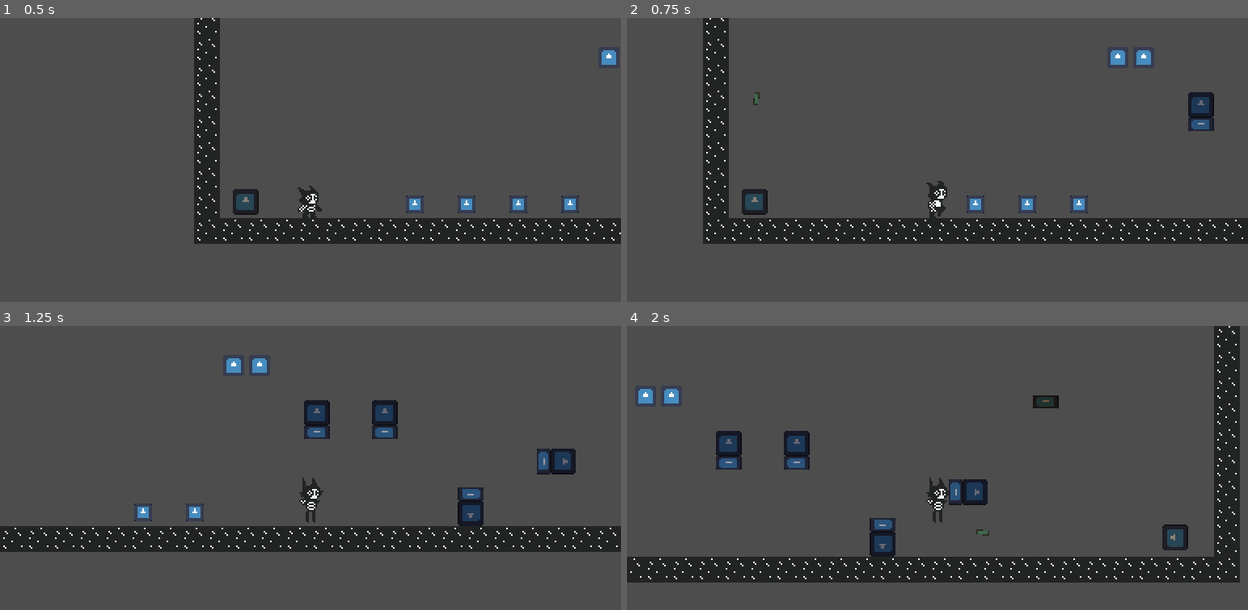
Above: before the commit, frames 1-4 (two rows, left to right).
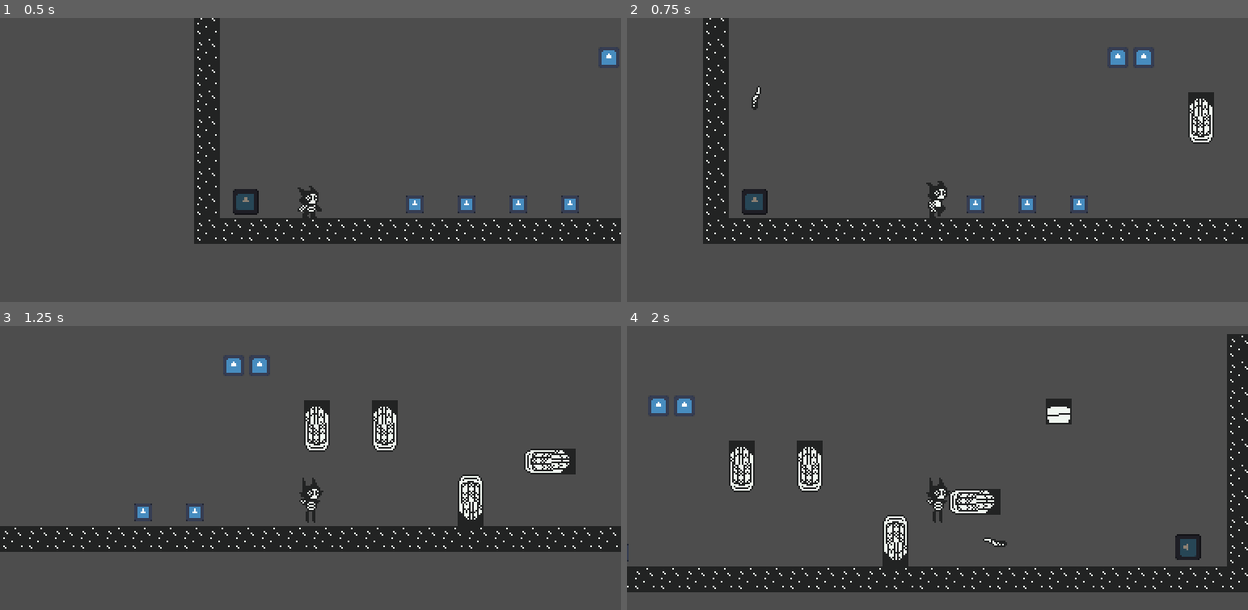
Above: after the commit, the same moments.

Repository: SpeedOfSmell/cryptid-caper
Game: Godot game, scene res://assets/game/game_screen/interactables/interactable_sandbox.tscn
Two runs of this game, one before a commit and one after it. Both use one fixed random seed, a clock stepped at 60 frames per second and the inputs below. This scene is started directly instead of the project's main scene. The engine's default icon, where the game draws it, is replaced by a stand-in: a white triangle on a blue panel in a dark square.
Inputs:
- Up to frame 1 (0.5 s): no input
- Up to frame 2 (0.75 s): hold D (walk_right) from 0.53 s (still down); tap Shift (dash) at 0.6 s
- Up to frame 3 (1.25 s): keep holding D (walk_right); tap Space (jump) at 0.77 s
- Up to frame 4 (2 s): keep holding D (walk_right); tap S (duck) at 1.35 s; tap Space (jump) at 1.52 s

Frame 1 is identical in both runs. In frame 2, 0.6% of the frame differs, in the area x 20-95%, y 23-45%; in frame 3, 2.1%; in frame 4, 15%, in the area x 0-100%, y 0-94%.

Commit message:
added new sprites for all the obstacles so far

Diff:
--- a/assets/game/game_screen/interactables/interactable_sandbox.tscn
+++ b/assets/game/game_screen/interactables/interactable_sandbox.tscn
@@ -6,7 +6,7 @@
 [ext_resource type="PackedScene" uid="uid://d0mhcb0l0g6sy" path="res://assets/game/game_screen/interactables/relic/relic.tscn" id="4_relic"]
 [ext_resource type="PackedScene" uid="uid://bgb2sv8mxh6fd" path="res://assets/game/game_screen/interactables/obstacle/spike.tscn" id="5_spike"]
 [ext_resource type="PackedScene" uid="uid://dwjbiqvl2voqc" path="res://assets/game/game_screen/interactables/obstacle/traps/piston/piston_trap.tscn" id="6_piston"]
-[ext_resource type="PackedScene" uid="uid://dxui1ugt02bf7" path="res://assets/game/game_screen/interactables/obstacle/traps/log/log_trap.tscn" id="7_log"]
+[ext_resource type="PackedScene" uid="uid://dxui1ugt02bf7" path="res://assets/game/game_screen/interactables/obstacle/traps/boulder/boulder_dropper.tscn" id="7_boulder"]
 [ext_resource type="PackedScene" uid="uid://beedmp5n2y2sx" path="res://assets/game/game_screen/interactables/obstacle/traps/dart/dart_trap.tscn" id="8_dart"]
 
 [node name="InteractableSandbox" type="Node2D" unique_id=502746101]
@@ -43,7 +43,7 @@
 [node name="PistonTrap" parent="." unique_id=1455678261 instance=ExtResource("6_piston")]
 position = Vector2(244, -54)
 
-[node name="LogTrap" parent="." unique_id=1719934265 instance=ExtResource("7_log")]
+[node name="BoulderDropper" parent="." unique_id=1719934265 instance=ExtResource("7_boulder")]
 position = Vector2(440, -80)
 roll_direction = -1
 
--- a/assets/game/game_screen/interactables/obstacle/traps/log/rolling_log.gd
+++ b/assets/game/game_screen/interactables/obstacle/traps/boulder/boulder.gd
@@ -1,25 +1,28 @@
-class_name RollingLog
+class_name Boulder
 extends CharacterBody2D
-# drops from its spawner, then rolls along the floor in the direction and breaks when it rolls into a wall
 
 @export var roll_speed := 90.0
 @export var gravity := 900.0
-@export var radius := 6.0
+@export var sheet_pace := 6.0
 @export var max_lifetime := 12.0
 @export var break_sfx: SfxEvent
 
-@export var sprite: Node2D
+@export var sprite: Sprite2D
 
 @export var roll_direction: int = 1
 var _life := 0.0
+var _rolled := 0.0
 
 func _physics_process(delta: float) -> void:
 	velocity.y += gravity * delta
 	if is_on_floor():
 		velocity.x = roll_direction * roll_speed
 	move_and_slide()
+	_rolled += get_position_delta().x
 	if sprite:
-		sprite.rotation += velocity.x * delta / radius
+		var frame_count := sprite.hframes * sprite.vframes
+		var turns := _rolled / (TAU * sheet_pace)
+		sprite.frame = posmod(floori(turns * frame_count), frame_count)
 
 	_life += delta
 	if is_on_wall():
--- a/assets/game/game_screen/interactables/obstacle/traps/log/rolling_log.tscn
+++ b/assets/game/game_screen/interactables/obstacle/traps/boulder/boulder.tscn
@@ -1,9 +1,9 @@
 [gd_scene format=3 uid="uid://bo47bp43w2nly"]
 
-[ext_resource type="Script" uid="uid://rxtgpq65ln4g" path="res://assets/game/game_screen/interactables/obstacle/traps/log/rolling_log.gd" id="1_log"]
+[ext_resource type="Script" uid="uid://rxtgpq65ln4g" path="res://assets/game/game_screen/interactables/obstacle/traps/boulder/boulder.gd" id="1_boulder"]
 [ext_resource type="Script" uid="uid://heoyfeygh4e8" path="res://assets/game/game_screen/interactables/obstacle/obstacle.gd" id="2_obstacle"]
 [ext_resource type="Resource" uid="uid://bet22tetpk8fq" path="res://assets/audio/sfx/Obstacles/RockImpact.tres" id="3_sfx"]
-[ext_resource type="Texture2D" uid="uid://bqw1cdlob2j02" path="res://icon.svg" id="4_icon"]
+[ext_resource type="Texture2D" uid="uid://vob6efjy24ty" path="res://assets/game/game_screen/interactables/obstacle/traps/boulder/Boulder turn.png" id="4_sheet"]
 
 [sub_resource type="CircleShape2D" id="CircleShape2D_body"]
 radius = 6.0
@@ -11,9 +11,9 @@
 [sub_resource type="CircleShape2D" id="CircleShape2D_hurt"]
 radius = 7.0
 
-[node name="RollingLog" type="CharacterBody2D" unique_id=1201488161 node_paths=PackedStringArray("sprite")]
+[node name="Boulder" type="CharacterBody2D" unique_id=1201488161 node_paths=PackedStringArray("sprite")]
 collision_layer = 0
-script = ExtResource("1_log")
+script = ExtResource("1_boulder")
 break_sfx = ExtResource("3_sfx")
 sprite = NodePath("Sprite2D")
 
@@ -21,9 +21,9 @@
 shape = SubResource("CircleShape2D_body")
 
 [node name="Sprite2D" type="Sprite2D" parent="." unique_id=539888349]
-modulate = Color(0.55, 0.35, 0.2, 1)
-scale = Vector2(0.09375, 0.09375)
-texture = ExtResource("4_icon")
+texture = ExtResource("4_sheet")
+hframes = 2
+vframes = 2
 
 [node name="Hurtbox" type="Area2D" parent="." unique_id=2039901439]
 script = ExtResource("2_obstacle")
--- /dev/null
+++ b/assets/game/game_screen/interactables/obstacle/traps/boulder/boulder_dropper.gd
@@ -0,0 +1,30 @@
+class_name BoulderDropper
+extends ObstacleSpawner
+
+const OPEN_ANIMATION := &"open"
+
+@export var roll_direction: int = 1
+@export var stay_open_time := 0.3
+@export var hatch: AnimatedSprite2D
+@export var block: StaticBody2D
+
+var _shut: Tween
+
+func _telegraph() -> void:
+	if _shut:
+		_shut.kill()
+	hatch.play(OPEN_ANIMATION)
+
+func _fire() -> void:
+	super()
+	if _shut:
+		_shut.kill()
+	_shut = create_tween()
+	_shut.tween_interval(stay_open_time)
+	_shut.tween_callback(hatch.play_backwards.bind(OPEN_ANIMATION))
+
+func _launch(obstacle: Node2D) -> void:
+	var boulder := obstacle as Boulder
+	if boulder:
+		boulder.roll_direction = roll_direction
+		boulder.add_collision_exception_with(block)
--- /dev/null
+++ b/assets/game/game_screen/interactables/obstacle/traps/boulder/boulder_dropper.tscn
@@ -0,0 +1,59 @@
+[gd_scene format=3 uid="uid://dxui1ugt02bf7"]
+
+[ext_resource type="Script" uid="uid://djaiht5qlxhgc" path="res://assets/game/game_screen/interactables/obstacle/traps/boulder/boulder_dropper.gd" id="1_spawner"]
+[ext_resource type="PackedScene" uid="uid://bo47bp43w2nly" path="res://assets/game/game_screen/interactables/obstacle/traps/boulder/boulder.tscn" id="2_boulder"]
+[ext_resource type="Resource" uid="uid://chj8brwoq2t44" path="res://assets/audio/sfx/Obstacles/RockThrow.tres" id="3_sfx"]
+[ext_resource type="Texture2D" uid="uid://b6br6hp0kkd0e" path="res://assets/game/game_screen/interactables/obstacle/traps/boulder/Boulder_open.png" id="4_hatch"]
+
+[sub_resource type="RectangleShape2D" id="RectangleShape2D_block"]
+size = Vector2(16, 16)
+
+[sub_resource type="AtlasTexture" id="AtlasTexture_closed"]
+atlas = ExtResource("4_hatch")
+region = Rect2(0, 0, 16, 16)
+
+[sub_resource type="AtlasTexture" id="AtlasTexture_opening"]
+atlas = ExtResource("4_hatch")
+region = Rect2(16, 0, 16, 16)
+
+[sub_resource type="AtlasTexture" id="AtlasTexture_open"]
+atlas = ExtResource("4_hatch")
+region = Rect2(0, 16, 16, 16)
+
+[sub_resource type="SpriteFrames" id="SpriteFrames_hatch"]
+animations = [{
+"frames": [{
+"duration": 1.0,
+"texture": SubResource("AtlasTexture_closed")
+}, {
+"duration": 1.0,
+"texture": SubResource("AtlasTexture_opening")
+}, {
+"duration": 1.0,
+"texture": SubResource("AtlasTexture_open")
+}],
+"loop": false,
+"name": &"open",
+"speed": 10.0
+}]
+
+[node name="BoulderDropper" type="Node2D" unique_id=1020526506 node_paths=PackedStringArray("hatch", "block", "spawn_point")]
+script = ExtResource("1_spawner")
+hatch = NodePath("Block/AnimatedSprite2D")
+block = NodePath("Block")
+obstacle_scene = ExtResource("2_boulder")
+max_alive = 3
+spawn_point = NodePath("SpawnPoint")
+interval = 3.0
+fire_sfx = ExtResource("3_sfx")
+
+[node name="Block" type="StaticBody2D" parent="." unique_id=1257601624]
+
+[node name="CollisionShape2D" type="CollisionShape2D" parent="Block" unique_id=451789652]
+shape = SubResource("RectangleShape2D_block")
+
+[node name="AnimatedSprite2D" type="AnimatedSprite2D" parent="Block"]
+sprite_frames = SubResource("SpriteFrames_hatch")
+animation = &"open"
+
+[node name="SpawnPoint" type="Marker2D" parent="." unique_id=1314804770]
--- a/assets/game/game_screen/interactables/obstacle/traps/dart/dart.tscn
+++ b/assets/game/game_screen/interactables/obstacle/traps/dart/dart.tscn
@@ -2,7 +2,7 @@
 
 [ext_resource type="PackedScene" uid="uid://bmi3t0kx1gnbo" path="res://assets/game/game_screen/interactables/interactable.tscn" id="1_base"]
 [ext_resource type="Script" uid="uid://cjpasiixnsjug" path="res://assets/game/game_screen/interactables/obstacle/traps/dart/dart.gd" id="2_dart"]
-[ext_resource type="Texture2D" uid="uid://bqw1cdlob2j02" path="res://icon.svg" id="3_icon"]
+[ext_resource type="Texture2D" uid="uid://cji3gxxwpa6ul" path="res://assets/game/game_screen/interactables/obstacle/traps/dart/Stick.png" id="3_stick"]
 
 [sub_resource type="RectangleShape2D" id="RectangleShape2D_dart"]
 size = Vector2(8, 3)
@@ -17,6 +17,5 @@
 shape = SubResource("RectangleShape2D_dart")
 
 [node name="Sprite2D" parent="." index="1" unique_id=271139163]
-modulate = Color(0.85, 0.75, 0.4, 1)
-scale = Vector2(0.0625, 0.0234375)
-texture = ExtResource("3_icon")
+texture = ExtResource("3_stick")
+flip_h = true
--- a/assets/game/game_screen/interactables/obstacle/traps/log/log_trap.gd
+++ /dev/null
@@ -1,10 +0,0 @@
-class_name LogTrap
-extends ObstacleSpawner
-# drops RollingLogs, which roll left or right along the floor once they land
-
-@export var roll_direction: int = 1
-
-func _launch(obstacle: Node2D) -> void:
-	var rolling_log := obstacle as RollingLog
-	if rolling_log:
-		rolling_log.roll_direction = roll_direction
--- a/assets/game/game_screen/interactables/obstacle/traps/log/log_trap.tscn
+++ /dev/null
@@ -1,30 +0,0 @@
-[gd_scene format=3 uid="uid://dxui1ugt02bf7"]
-
-[ext_resource type="Script" uid="uid://djaiht5qlxhgc" path="res://assets/game/game_screen/interactables/obstacle/traps/log/log_trap.gd" id="1_spawner"]
-[ext_resource type="PackedScene" uid="uid://bo47bp43w2nly" path="res://assets/game/game_screen/interactables/obstacle/traps/log/rolling_log.tscn" id="2_log"]
-[ext_resource type="Resource" uid="uid://chj8brwoq2t44" path="res://assets/audio/sfx/Obstacles/RockThrow.tres" id="3_sfx"]
-[ext_resource type="Texture2D" uid="uid://bqw1cdlob2j02" path="res://icon.svg" id="4_icon"]
-
-[sub_resource type="RectangleShape2D" id="RectangleShape2D_chute"]
-size = Vector2(16, 8)
-
-[node name="LogTrap" type="Node2D" unique_id=1020526506 node_paths=PackedStringArray("spawn_point")]
-script = ExtResource("1_spawner")
-obstacle_scene = ExtResource("2_log")
-max_alive = 3
-spawn_point = NodePath("SpawnPoint")
-interval = 3.0
-fire_sfx = ExtResource("3_sfx")
-
-[node name="Chute" type="StaticBody2D" parent="." unique_id=1257601624]
-
-[node name="CollisionShape2D" type="CollisionShape2D" parent="Chute" unique_id=451789652]
-shape = SubResource("RectangleShape2D_chute")
-
-[node name="Sprite2D" type="Sprite2D" parent="Chute" unique_id=1077947977]
-modulate = Color(0.45, 0.35, 0.25, 1)
-scale = Vector2(0.125, 0.0625)
-texture = ExtResource("4_icon")
-
-[node name="SpawnPoint" type="Marker2D" parent="." unique_id=1314804770]
-position = Vector2(0, 12)
--- a/assets/game/game_screen/interactables/obstacle/traps/piston/piston_trap.gd
+++ b/assets/game/game_screen/interactables/obstacle/traps/piston/piston_trap.gd
@@ -9,6 +9,7 @@
 @export var head: AnimatableBody2D
 # kill block of the head, should be a child of it
 @export var hurtbox: Obstacle
+@export var middle: NinePatchRect
 
 var _head_rest: Vector2
 var _stroke: Tween
@@ -20,6 +21,7 @@
 		return
 	_head_rest = head.position
 	hurtbox.monitoring = false
+	_set_extension(0.0)
 
 func _fire() -> void:
 	if head == null or hurtbox == null:
@@ -27,13 +29,18 @@
 		return
 	if _stroke:
 		_stroke.kill()
-	head.position = _head_rest
+	_set_extension(0.0)
 	_stroke = create_tween()
 	_stroke.set_process_mode(Tween.TWEEN_PROCESS_PHYSICS)
 	_stroke.tween_callback(hurtbox.set_deferred.bind(&"monitoring", true))
-	_stroke.tween_property(head, "position", _head_rest + Vector2(0, reach), extend_time) \
+	_stroke.tween_method(_set_extension, 0.0, reach, extend_time) \
 		.set_trans(Tween.TRANS_QUAD).set_ease(Tween.EASE_IN)
 	_stroke.tween_callback(hurtbox.set_deferred.bind(&"monitoring", false))
 	_stroke.tween_interval(hold_time)
-	_stroke.tween_property(head, "position", _head_rest, retract_time) \
+	_stroke.tween_method(_set_extension, reach, 0.0, retract_time) \
 		.set_trans(Tween.TRANS_SINE).set_ease(Tween.EASE_IN_OUT)
+
+func _set_extension(extension: float) -> void:
+	head.position = _head_rest + Vector2(0, extension)
+	if middle:
+		middle.offset_top = middle.offset_bottom - (roundf(extension) + 1.0)
--- a/assets/game/game_screen/interactables/obstacle/traps/piston/piston_trap.tscn
+++ b/assets/game/game_screen/interactables/obstacle/traps/piston/piston_trap.tscn
@@ -2,21 +2,50 @@
 
 [ext_resource type="Script" uid="uid://d3ipu56i376st" path="res://assets/game/game_screen/interactables/obstacle/traps/piston/piston_trap.gd" id="1_piston"]
 [ext_resource type="Script" uid="uid://heoyfeygh4e8" path="res://assets/game/game_screen/interactables/obstacle/obstacle.gd" id="2_obstacle"]
-[ext_resource type="Texture2D" uid="uid://bqw1cdlob2j02" path="res://icon.svg" id="3_icon"]
+[ext_resource type="Texture2D" uid="uid://g7rxfi0ibg5s" path="res://assets/game/game_screen/interactables/obstacle/traps/piston/Piston base.png" id="3_base"]
+[ext_resource type="Texture2D" uid="uid://b0i3ey143qqqt" path="res://assets/game/game_screen/interactables/obstacle/traps/piston/Piston middle.png" id="4_middle"]
+[ext_resource type="Texture2D" uid="uid://fg7vx40j3n1t" path="res://assets/game/game_screen/interactables/obstacle/traps/piston/Piston bottom.png" id="5_head"]
 
 [sub_resource type="RectangleShape2D" id="RectangleShape2D_base"]
 size = Vector2(16, 16)
 
 [sub_resource type="RectangleShape2D" id="RectangleShape2D_head"]
-size = Vector2(16, 8)
+size = Vector2(16, 16)
 
 [sub_resource type="RectangleShape2D" id="RectangleShape2D_face"]
 size = Vector2(14, 4)
 
-[node name="PistonTrap" type="Node2D" node_paths=PackedStringArray("head", "hurtbox")]
+[node name="PistonTrap" type="Node2D" node_paths=PackedStringArray("head", "hurtbox", "middle")]
 script = ExtResource("1_piston")
 head = NodePath("Head")
 hurtbox = NodePath("Head/Hurtbox")
+middle = NodePath("Head/Middle")
+
+[node name="Head" type="AnimatableBody2D" parent="."]
+position = Vector2(0, 16)
+
+[node name="Middle" type="NinePatchRect" parent="Head"]
+offset_left = -8.0
+offset_top = -19.0
+offset_right = 8.0
+offset_bottom = -8.0
+grow_vertical = 0
+texture = ExtResource("4_middle")
+patch_margin_bottom = 11
+axis_stretch_vertical = 1
+
+[node name="CollisionShape2D" type="CollisionShape2D" parent="Head"]
+shape = SubResource("RectangleShape2D_head")
+
+[node name="Sprite2D" type="Sprite2D" parent="Head"]
+texture = ExtResource("5_head")
+
+[node name="Hurtbox" type="Area2D" parent="Head"]
+position = Vector2(0, 9)
+script = ExtResource("2_obstacle")
+
+[node name="CollisionShape2D" type="CollisionShape2D" parent="Head/Hurtbox"]
+shape = SubResource("RectangleShape2D_face")
 
 [node name="Base" type="StaticBody2D" parent="."]
 
@@ -24,24 +53,4 @@
 shape = SubResource("RectangleShape2D_base")
 
 [node name="Sprite2D" type="Sprite2D" parent="Base"]
-modulate = Color(0.4, 0.4, 0.45, 1)
-scale = Vector2(0.125, 0.125)
-texture = ExtResource("3_icon")
-
-[node name="Head" type="AnimatableBody2D" parent="."]
-position = Vector2(0, 12)
-
-[node name="CollisionShape2D" type="CollisionShape2D" parent="Head"]
-shape = SubResource("RectangleShape2D_head")
-
-[node name="Sprite2D" type="Sprite2D" parent="Head"]
-modulate = Color(0.6, 0.6, 0.65, 1)
-scale = Vector2(0.125, 0.0625)
-texture = ExtResource("3_icon")
-
-[node name="Hurtbox" type="Area2D" parent="Head"]
-position = Vector2(0, 5)
-script = ExtResource("2_obstacle")
-
-[node name="CollisionShape2D" type="CollisionShape2D" parent="Head/Hurtbox"]
-shape = SubResource("RectangleShape2D_face")
+texture = ExtResource("3_base")
Binary file added: assets/game/game_screen/interactables/obstacle/traps/boulder/Boulder turn.png
Not shown, added: assets/game/game_screen/interactables/obstacle/traps/boulder/Boulder turn.png.import
Binary file added: assets/game/game_screen/interactables/obstacle/traps/boulder/Boulder_open.png
Not shown, added: assets/game/game_screen/interactables/obstacle/traps/boulder/Boulder_open.png.import
Renamed: assets/game/game_screen/interactables/obstacle/traps/log/rolling_log.gd.uid -> assets/game/game_screen/interactables/obstacle/traps/boulder/boulder.gd.uid
Renamed: assets/game/game_screen/interactables/obstacle/traps/log/log_trap.gd.uid -> assets/game/game_screen/interactables/obstacle/traps/boulder/boulder_dropper.gd.uid
Binary file added: assets/game/game_screen/interactables/obstacle/traps/dart/Stick.png
Not shown, added: assets/game/game_screen/interactables/obstacle/traps/dart/Stick.png.import
Binary file added: assets/game/game_screen/interactables/obstacle/traps/piston/Piston base.png
Not shown, added: assets/game/game_screen/interactables/obstacle/traps/piston/Piston base.png.import
Binary file added: assets/game/game_screen/interactables/obstacle/traps/piston/Piston bottom.png
Not shown, added: assets/game/game_screen/interactables/obstacle/traps/piston/Piston bottom.png.import
(and 2 more such lines)
